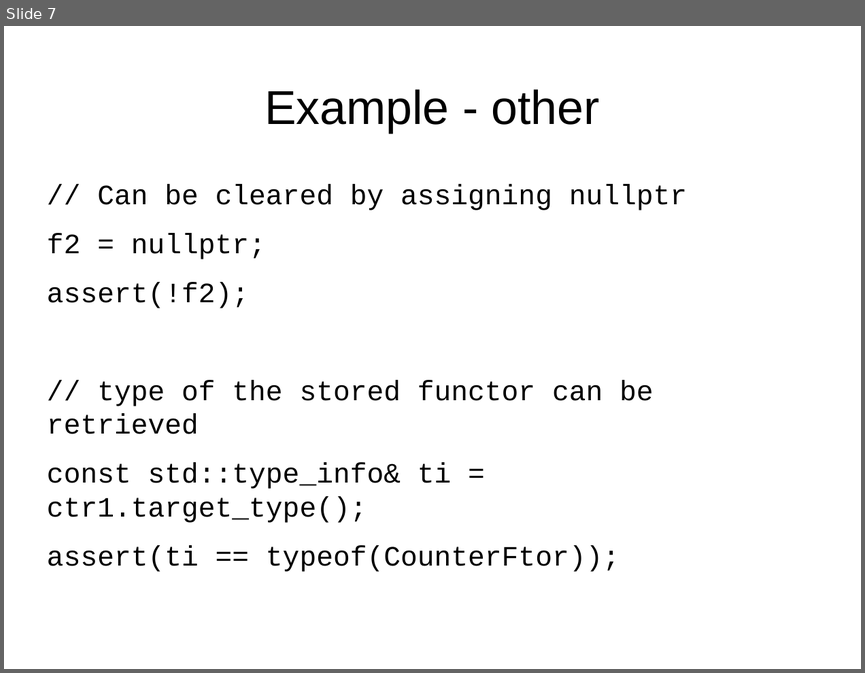
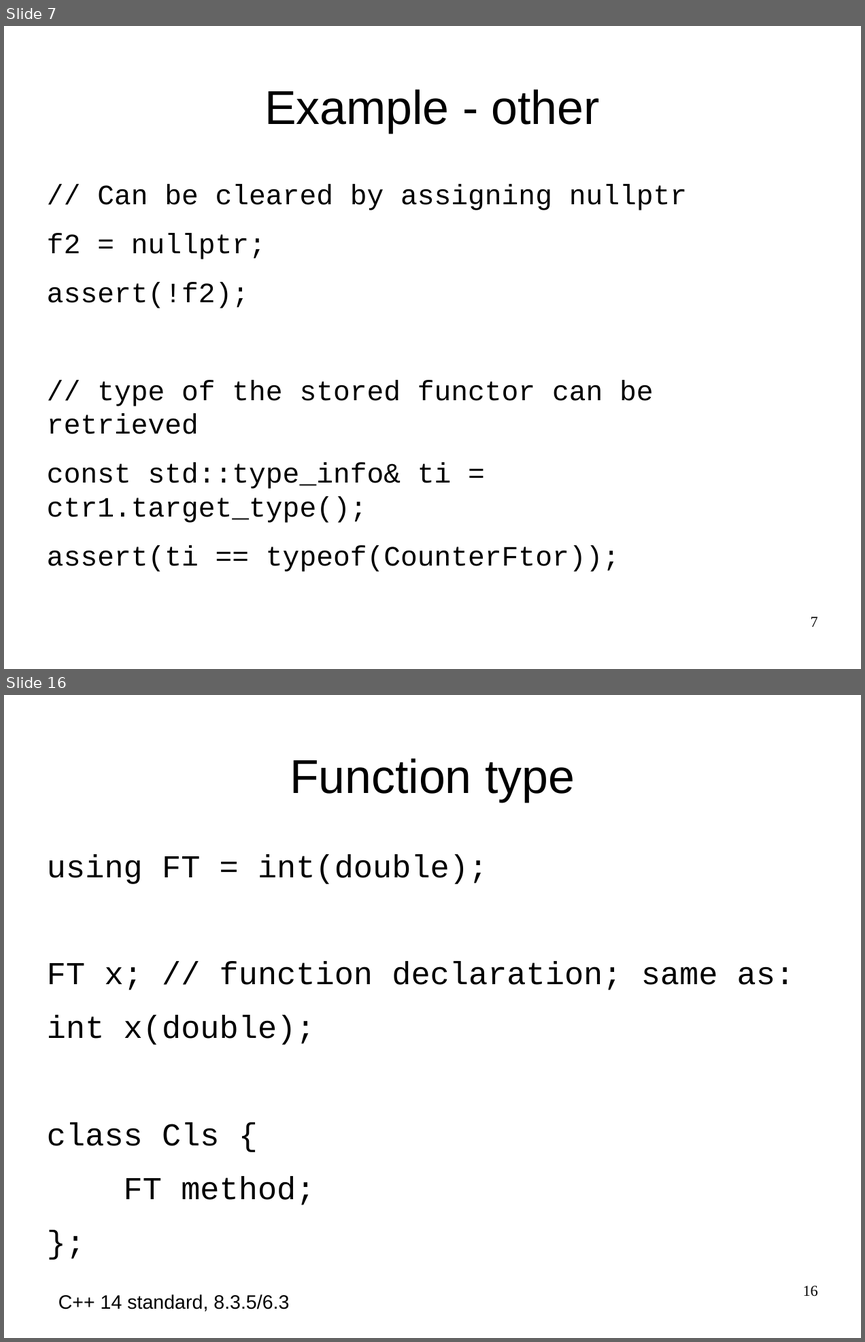
Before and after one commit to maciekgajewski/demystifying_std_function, a slide deck: demystifying-std-function.odp. Shown one above the other, each under a label of ours: slide 7 before the commit, slides 7 and 16 after it; the slides between them are not shown. The pictures are 865x673 and 865x1342 pixels, drawn with LibreOffice and Linux fonts; fonts in the diff are those of the drawing. Boxes give left, top, right and bottom in pixels: in the first picture for what was removed or moved away, otherwise in the second. Text is boxed around its words. In the diff, an @@ line names an element or a change of style, - is before the commit and + after.

Commit message:
test added for from-funtor function

```diff
--- a/demystifying-std-function.odp
+++ b/demystifying-std-function.odp
@@ slide 16 added at <box>4,695,861,1338</box>, background #FFFFFF @@
@@ title added at <box>290,758,575,802</box>, 44 pt, text #000000 @@
+Function type
@@ text added at <box>47,854,795,1205</box>, 29.6 pt, text #000000 @@
+using FT = int(double);
+FT x; // function declaration; same as:
+int x(double);
+class Cls {
+FT method;
+};
@@ page number added at <box>803,1285,818,1296</box>, 14 pt, text #000000 @@
+16
@@ text added at <box>58,1294,289,1311</box>, 18 pt, text #000000 @@
+C++ 14 standard, 8.3.5/6.3
@@ slide 7 changed as well @@
@@ page number added at <box>810,616,818,626</box>, 14 pt, text #000000 @@
+7
```
Also in this commit, not shown: 5 other slides changed, 10 other slides added, 2 other files.
